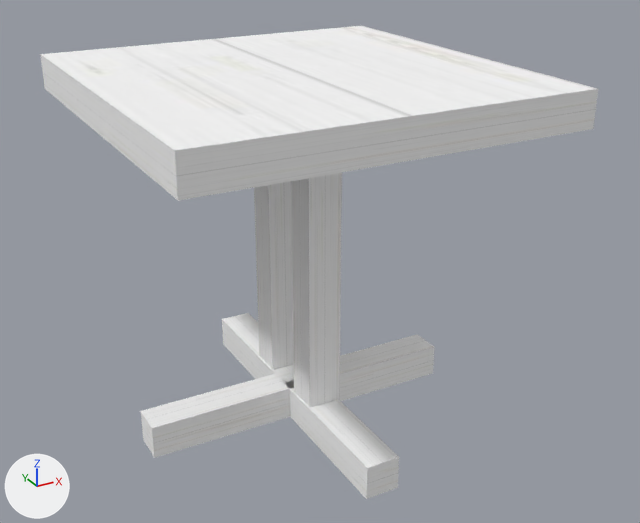
One commit to the OBJ model ProyectoFinal/ProyectoFinal/Models/Table/table.obj: the scene before it, then after it.
The view is the same before and after, from a camera (50 mm lens) standing at (-3.41, -6.7, 4.81) and looking at (0.16, -0.21, 1.56). The axes (+X, +Y, +Z) are drawn at lower left. The lights are the same throughout. Where no turn or scale is listed for an object, it has been applied to the vertices. Vertices at the same position are counted once.

In view in the first picture: 'table'.
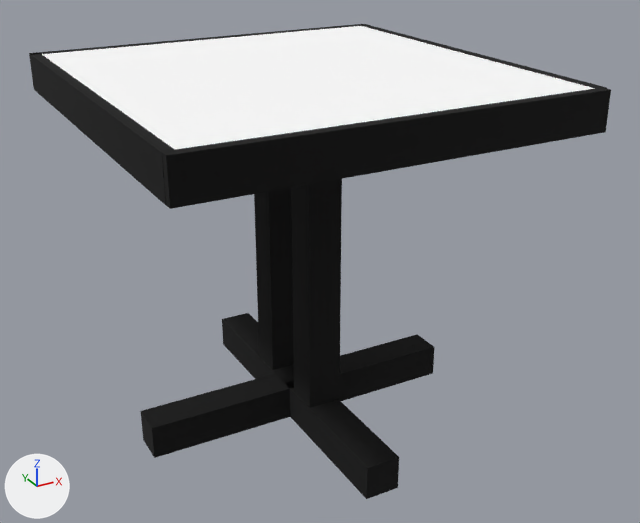
Boxes [x1, y1, x2, y2] around the edits, measured in the pictures (640 x 523 px):
'table', reshaped: before [40, 26, 598, 499]; after [29, 24, 611, 499]
part 1 of me_table, added (black): after [30, 53, 175, 205]
part 2 of me_table, added: after [29, 24, 364, 87]
part 3 of me_table, added: after [361, 24, 607, 88]
part 4 of me_table, added (black): after [162, 87, 611, 209]
part 5 of me_table, recoloured (grey to black): [141, 179, 435, 499] in both
part 6 of me_table, recoloured: before [40, 26, 598, 201]; after [42, 26, 595, 149]

The change, as a diff of the scene's bpy script:
```diff
--- a/ProyectoFinal/ProyectoFinal/Models/Table/table.obj.py
+++ b/ProyectoFinal/ProyectoFinal/Models/Table/table.obj.py
@@ img_blanco_png @@
+img_blanco_png = load_image('Blanco.png', 'Blanco.png', 512, 512, 'sRGB')
@@ img_negro_png @@
+img_negro_png = load_image('Negro.png', 'Negro.png', 512, 512, 'sRGB')
@@ mat_lambert4sg @@
+mat_lambert4sg = principled_material('lambert4SG')
+mat_lambert4sg.texture = img_blanco_png
+mat_lambert4sg.roughness = 1.0
@@ mat_lambert3sg @@
+mat_lambert3sg = principled_material('lambert3SG')
+mat_lambert3sg.texture = img_negro_png
+mat_lambert3sg.roughness = 1.0
@@ me_table @@
 # used by ob_table; location = (0.0, 0.0, 0.0)
-me_table.from_pydata(...)  # 40 vertices, 60 faces; spans x -1.71..1.71, y -1.81..1.67, z -0.02..3.29
+me_table.from_pydata(...)  # 72 vertices, 108 faces; spans x -1.79..1.78, y -1.9..1.75, z -0.02..3.29
+# me_table part 1: a new loose piece, a box spanning x -1.791..-1.701, y -1.825..1.717, z 2.963..3.295, in mat_lambert3sg (picture img_negro_png)
+# me_table part 2: a new loose piece, a box spanning x -1.788..1.755, y 1.659..1.749, z 2.963..3.295, in mat_lambert3sg (picture img_negro_png)
+# me_table part 3: a new loose piece, a box spanning x 1.692..1.781, y -1.825..1.717, z 2.963..3.295, in mat_lambert3sg (picture img_negro_png)
+# me_table part 4: a new loose piece, a box spanning x -1.788..1.755, y -1.895..-1.806, z 2.963..3.295, in mat_lambert3sg (picture img_negro_png)
+# me_table part 5: 48 faces spanning x -1.53..1.53, y -1.6..1.45, z -0.02..3.14 switch from mat_lambert2sg (picture img_madera_blanca_jpg) to mat_lambert3sg (picture img_negro_png)
+# me_table part 6: 12 faces spanning x -1.71..1.71, y -1.81..1.67, z 2.97..3.29 switch from mat_lambert2sg (picture img_madera_blanca_jpg) to mat_lambert4sg (picture img_blanco_png)
```
